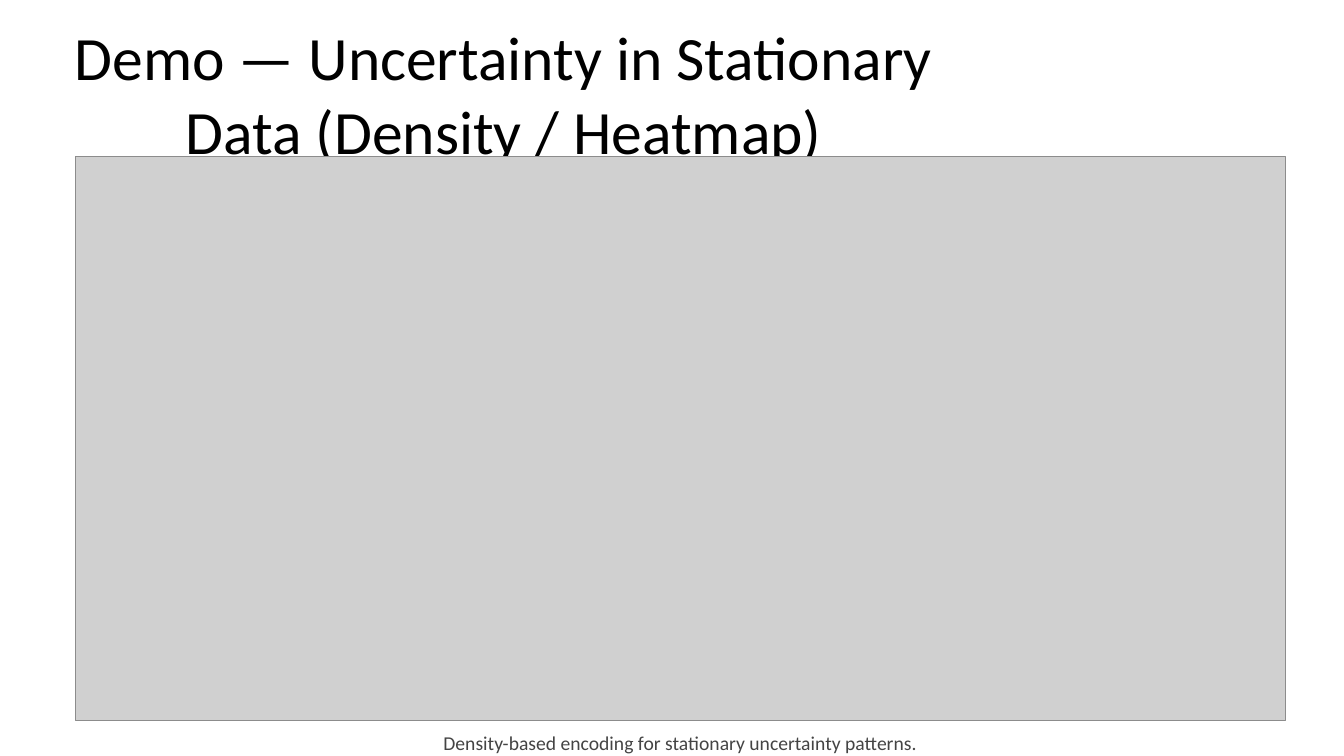
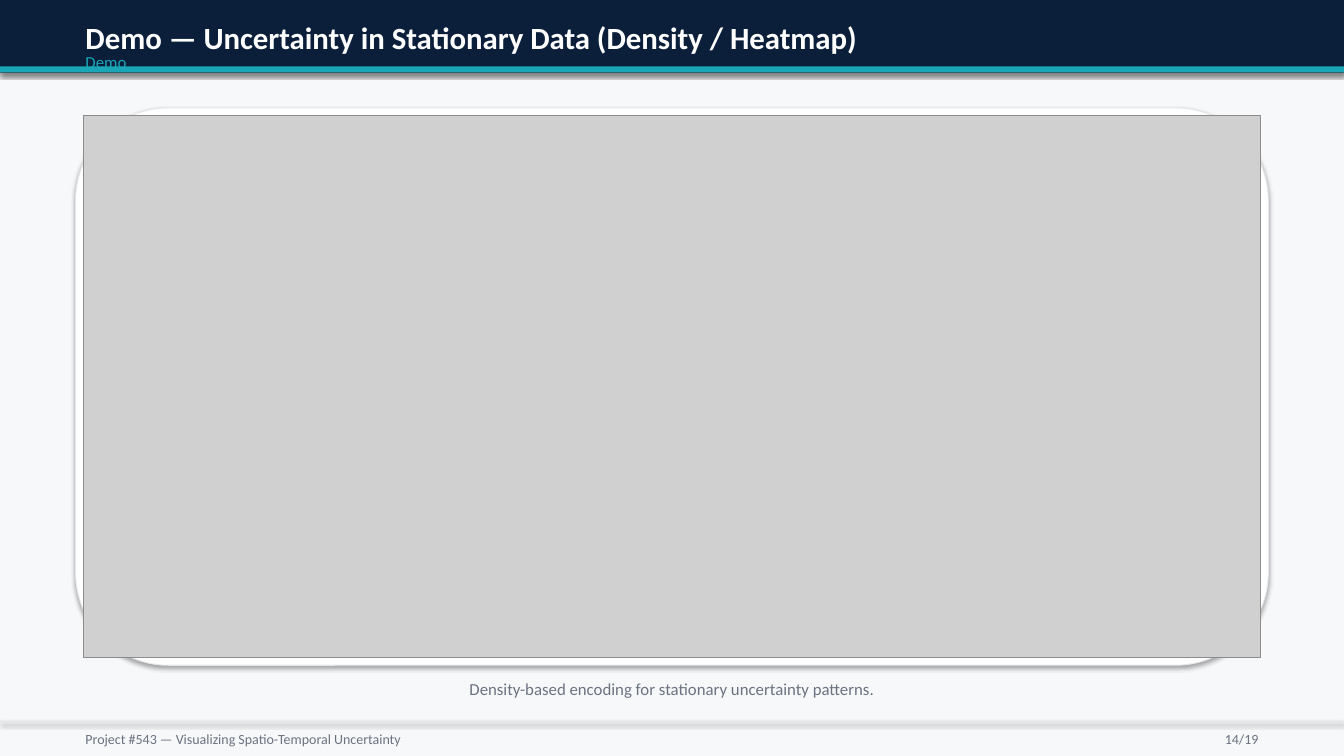
Before and after one commit to mufasa-349/GRAD-Project-Proposal-Presentation, a slide deck: slide 14 of out/Project_543_Uncertainty_Visualization.pptx. Drawn at 1344x756 pixels with LibreOffice and Linux fonts; fonts in the diff are those of the drawing; grey boxes stand for pictures. Boxes give left, top, right and bottom in pixels: in the first picture for what was removed or moved away, otherwise in the second. Text is boxed around its words. In the diff, an @@ line names an element or a change of style, - is before the commit and + after.

```diff
--- a/out/Project_543_Uncertainty_Visualization.pptx
+++ b/out/Project_543_Uncertainty_Visualization.pptx
@@ background #FFFFFF to #F7F8FA @@
@@ rectangle added at [0,0,1344,73], fill #0B1F3B @@
@@ text "Demo — Uncertainty in Stationary ...": place and size @@
-text "Demo — Uncertainty in Stationary ..." at [75,37,931,169]
+text "Demo — Uncertainty in Stationary ..." at [204,26,857,54]
@@ text "Demo — Uncertainty in Stationary ..." at [204,26,857,54]: size 44 to 22 pt, text colour #000000 to #FFFFFF, bold on; alignment centre to left; vertical alignment middle to top @@
@@ text added at [85,29,161,58], 12 pt, text #1AA6B7 @@
+Demo
@@ rectangle added at [0,67,1344,73], fill #1AA6B7 @@
@@ rounded rectangle added at [76,108,1268,665], fill #FFFFFF, outline #E5E7EB 0.75 pt @@
@@ picture: place and size @@
-picture at [76,156,1286,721]
+picture at [84,116,1260,657]
@@ text "Density-based encoding for stationary uncertainty ...": place and size @@
-text "Density-based encoding for stationary uncertainty ..." at [443,736,916,754]
+text "Density-based encoding for stationary uncertainty ..." at [469,683,874,698]
@@ text "Density-based encoding for stationary uncertainty ..." at [469,683,874,698]: size 14 to 12 pt, text colour #444444 to #6B7280 @@
@@ rectangle added at [0,721,1344,723], fill #E5E7EB @@
@@ text added at [85,734,401,747], 10 pt, text #6B7280 @@
+Project #543 — Visualizing Spatio-Temporal Uncertainty
@@ text added at [1225,734,1259,745], 10 pt, text #6B7280 @@
+14/19
```
Also in this commit, not shown: 17 other slides changed, 1 slide added, 1 slide removed, 1 other file.
